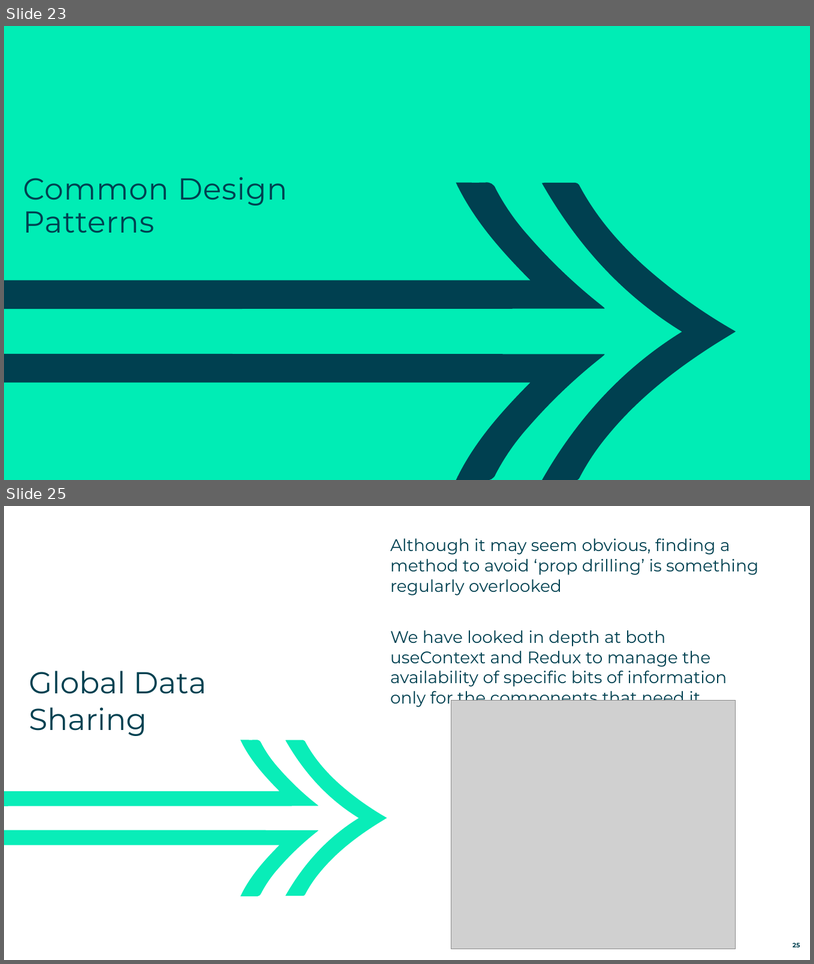
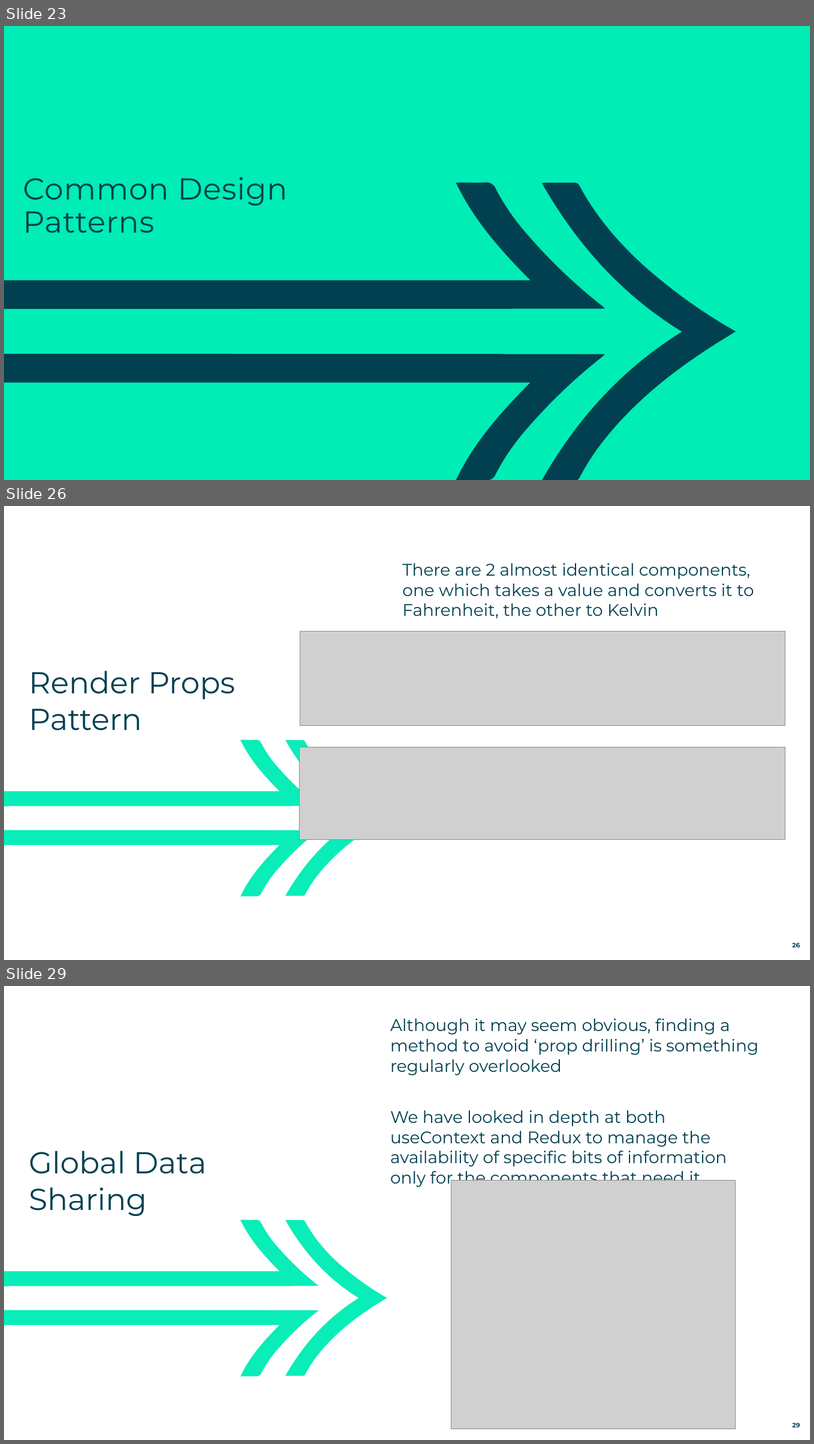
Before and after one commit to AndySmithQA/QAADVREACTJS-Tutor, a slide deck: Day5/5-Patterns.pptx. Shown one above the other, each under a label of ours: slides 23 and 25 before the commit, slides 23, 26 and 29 after it; the slides between them are not shown. The pictures are 814x964 and 814x1444 pixels, drawn with LibreOffice and Linux fonts; fonts in the diff are those of the drawing; grey boxes stand for pictures. Boxes give left, top, right and bottom in pixels: in the first picture for what was removed or moved away, otherwise in the second. Text is boxed around its words. In the diff, an @@ line names an element or a change of style, - is before the commit and + after.

Commit message:
RenderProps addition to day 5

```diff
--- a/Day5/5-Patterns.pptx
+++ b/Day5/5-Patterns.pptx
@@ slide 26 added at bbox=[4, 506, 810, 960], background #FFFFFF; not listed: 3 template elements that a slide beside it also shows @@
@@ text added at bbox=[402, 563, 754, 618], 20 pt, text #004050 @@
+There are 2 almost identical components, one which takes a value and converts it to Fahrenheit, the other to Kelvin
@@ picture added at bbox=[300, 631, 786, 726] @@
@@ text added at bbox=[29, 670, 235, 730], 36 pt, text #004050 @@
+Render Props Pattern
@@ picture added at bbox=[300, 747, 786, 840] @@
@@ page number added at bbox=[792, 942, 800, 947], 7.6 pt, text #004050, bold @@
+26
@@ what was slide 25 is now slide 29 @@
```
Also in this commit, not shown: 1 slide changed, 3 other slides added, 14 other files.
